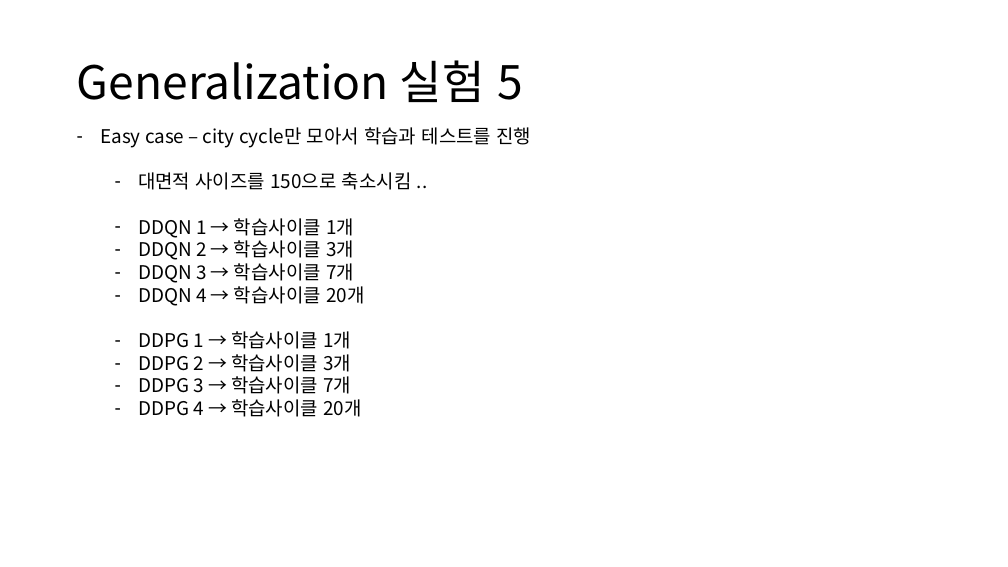
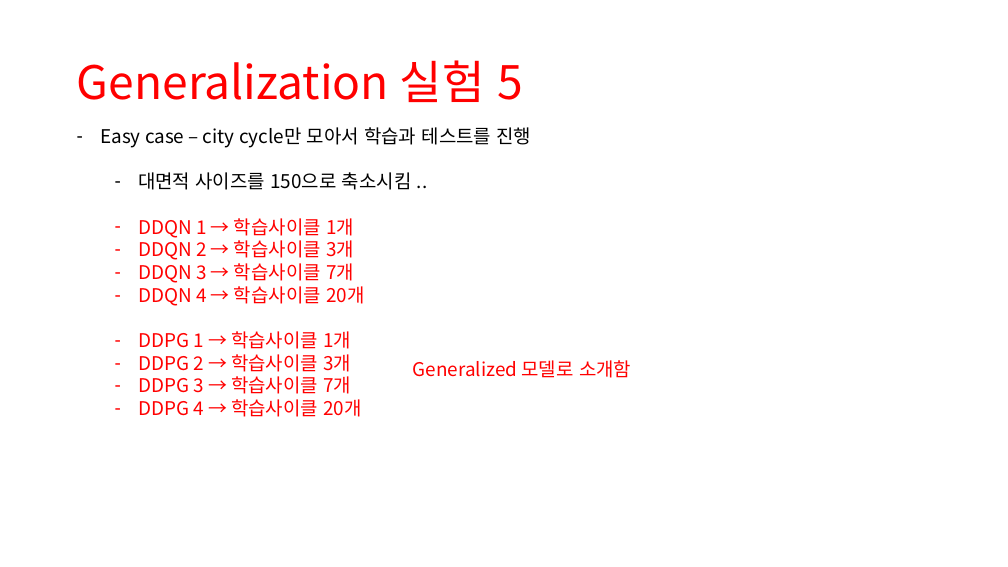
Before and after one commit to zidane89/experiment, a slide deck: slide 50 of 실험정리.pptx. Drawn at 1008x567 pixels with LibreOffice and Linux fonts; fonts in the diff are those of the drawing. Boxes give left, top, right and bottom in pixels: in the first picture for what was removed or moved away, otherwise in the second. Text is boxed around its words. In the diff, an @@ line names an element or a change of style, - is before the commit and + after.

```diff
--- a/실험정리.pptx
+++ b/실험정리.pptx
@@ title "Generalization 실험 5" at box(77, 60, 524, 102): text colour #000000 to #FF0000 @@
@@ text at box(138, 218, 364, 417): text colour #000000 to #FF0000 in "DDQN 1 → 학습사이클 1개", "DDQN 2 → 학습사이클 3개", "DDQN 3 → 학습사이클 7개", "DDQN 4 → 학습사이클 20개" and 4 more places @@
@@ text added at box(413, 360, 631, 378), 18 pt, text #FF0000 @@
+Generalized 모델로 소개함
```
Also in this commit, not shown: 2 other slides changed, 1 slide added, 13 other files.
